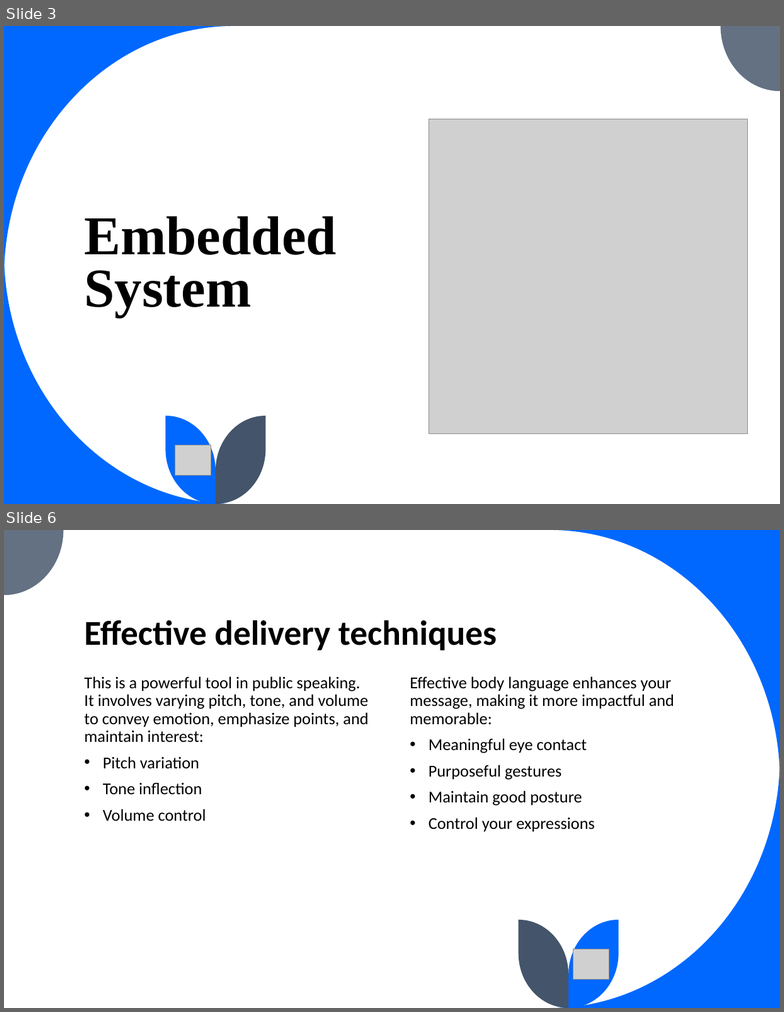
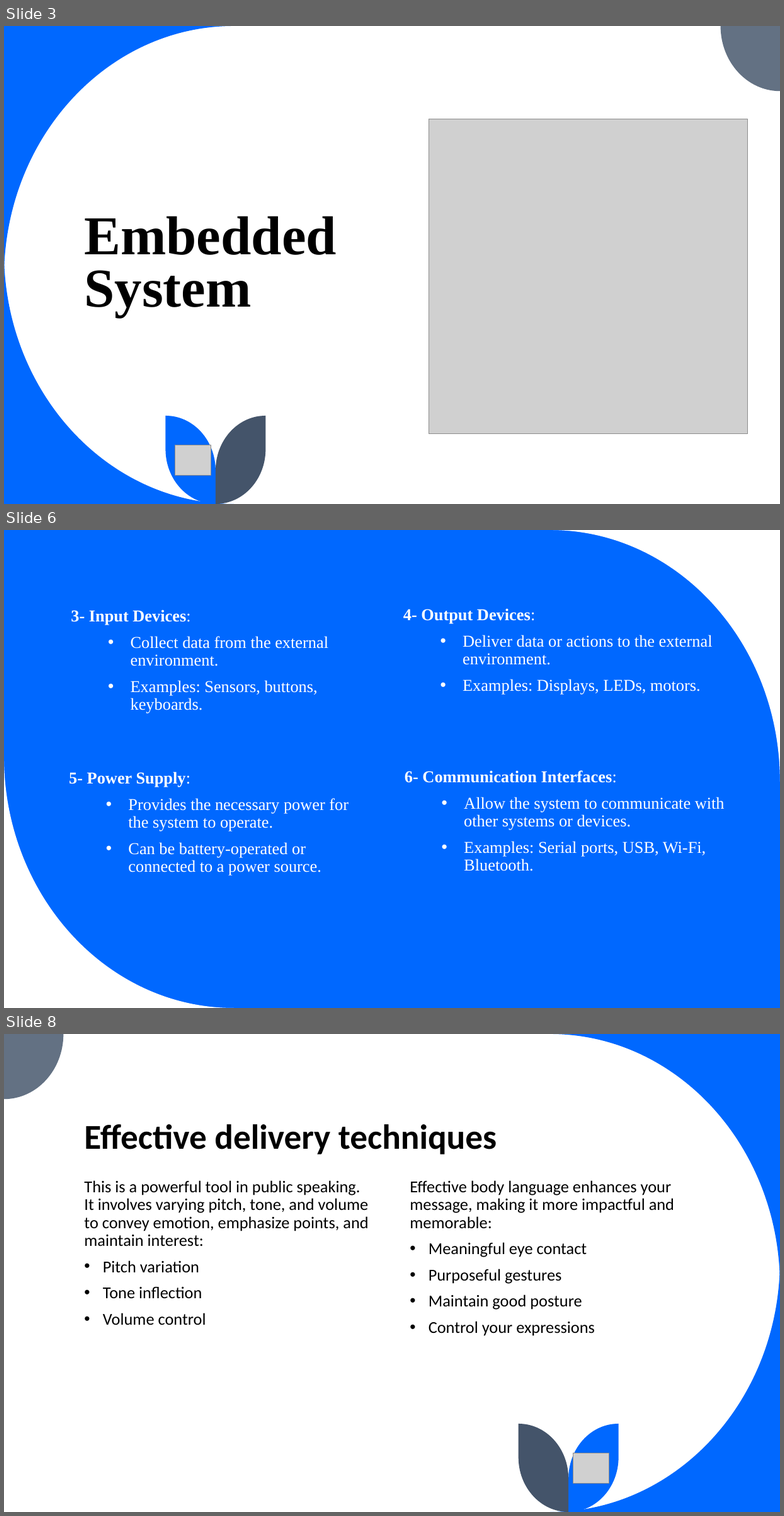
Before and after one commit to qossayrida/kakush, a slide deck: Arduino_Course/Arduino.pptx. Shown one above the other, each under a label of ours: slides 3 and 6 before the commit, slides 3, 6 and 8 after it; the slides between them are not shown. The pictures are 784x1012 and 784x1516 pixels, drawn with LibreOffice and Linux fonts; fonts in the diff are those of the drawing; grey boxes stand for pictures. Boxes give left, top, right and bottom in pixels: in the first picture for what was removed or moved away, otherwise in the second. Text is boxed around its words. In the diff, an @@ line names an element or a change of style, - is before the commit and + after.

Commit message:
Add Embedded System to slide

```diff
--- a/Arduino_Course/Arduino.pptx
+++ b/Arduino_Course/Arduino.pptx
@@ slide 6 added at [4,530,780,1008], background #0068FF @@
@@ freeform shape added at [550,530,780,781], fill #FFFFFF @@
@@ text added at [71,609,328,713], 20 pt, text #FFFFFF @@
+3- Input Devices:
+  • Collect data from the external environment.
+  • Examples: Sensors, buttons, keyboards.
@@ text added at [403,608,713,694], 20 pt, text #FFFFFF @@
+4- Output Devices:
+  • Deliver data or actions to the external environment.
+  • Examples: Displays, LEDs, motors.
@@ freeform shape added at [4,756,234,1008], fill #FFFFFF @@
@@ text added at [69,771,349,875], 20 pt, text #FFFFFF @@
+5- Power Supply:
+  • Provides the necessary power for the system to operate.
+  • Can be battery-operated or connected to a power source.
@@ text added at [405,770,725,871], 20 pt, text #FFFFFF @@
+6- Communication Interfaces:
+  • Allow the system to communicate with other systems or devices.
+  • Examples: Serial ports, USB, Wi-Fi, Bluetooth.
@@ what was slide 6 is now slide 8 @@
```
Also in this commit, not shown: 3 other slides added, 2 slides removed.
